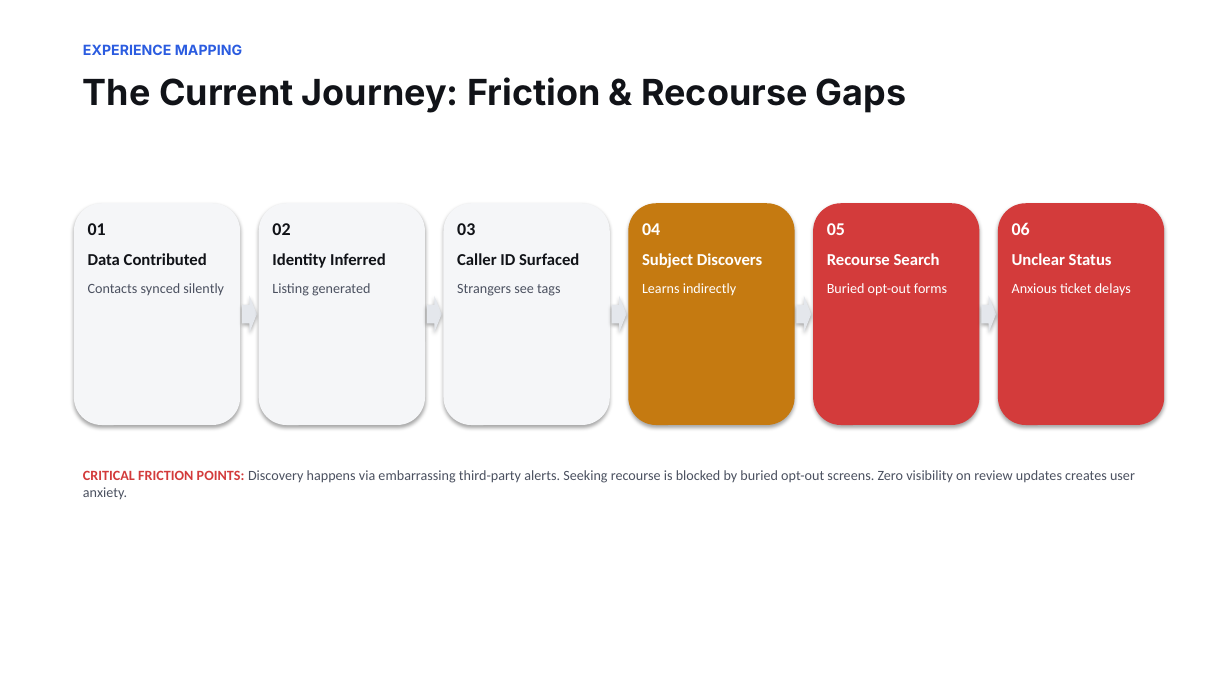
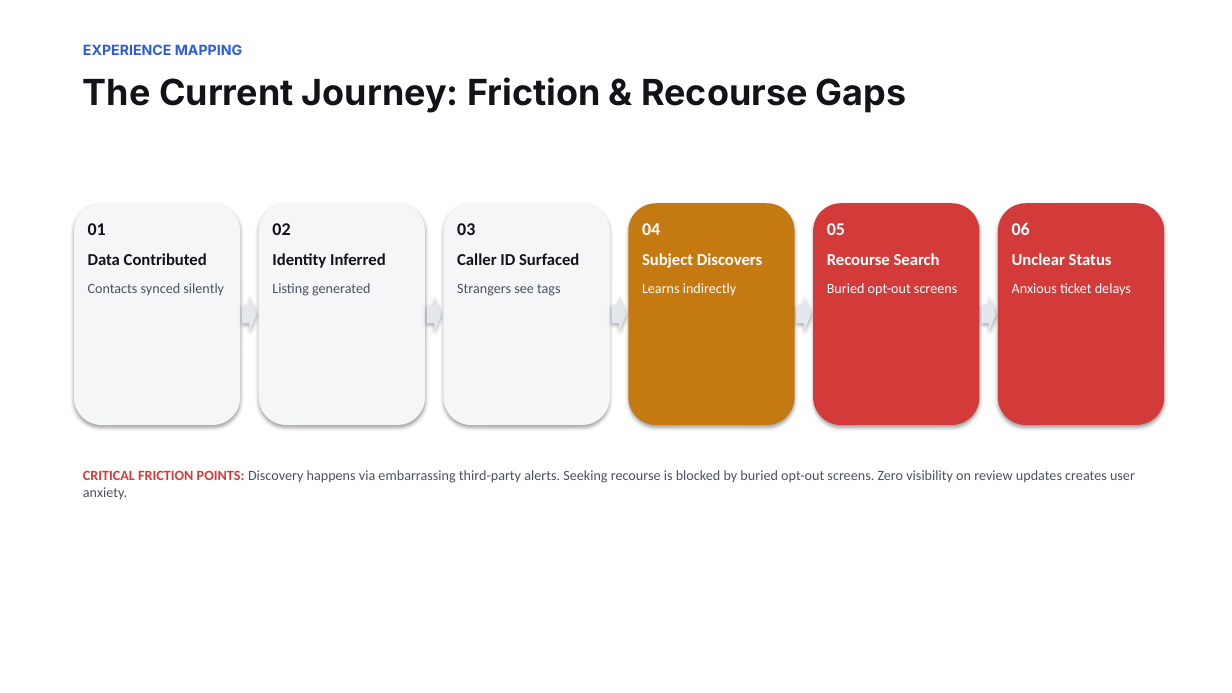
Before and after one commit to srikar2908/identity-rights-center, a slide deck: slide 4 of Truecaller_Identity_Rights_Center_Product_Thinking_Deck.pptx. Drawn at 1232x693 pixels with LibreOffice and Linux fonts; fonts in the diff are those of the drawing. Boxes give left, top, right and bottom in pixels: in the first picture for what was removed or moved away, otherwise in the second. Text is boxed around its words. In the diff, an @@ line names an element or a change of style, - is before the commit and + after.

```diff
--- a/Truecaller_Identity_Rights_Center_Product_Thinking_Deck.pptx
+++ b/Truecaller_Identity_Rights_Center_Product_Thinking_Deck.pptx
@@ text at (827,283,957,296): text changed @@
-Buried opt-out forms
+Buried opt-out screens
```
Also in this commit, not shown: 6 other slides changed.
